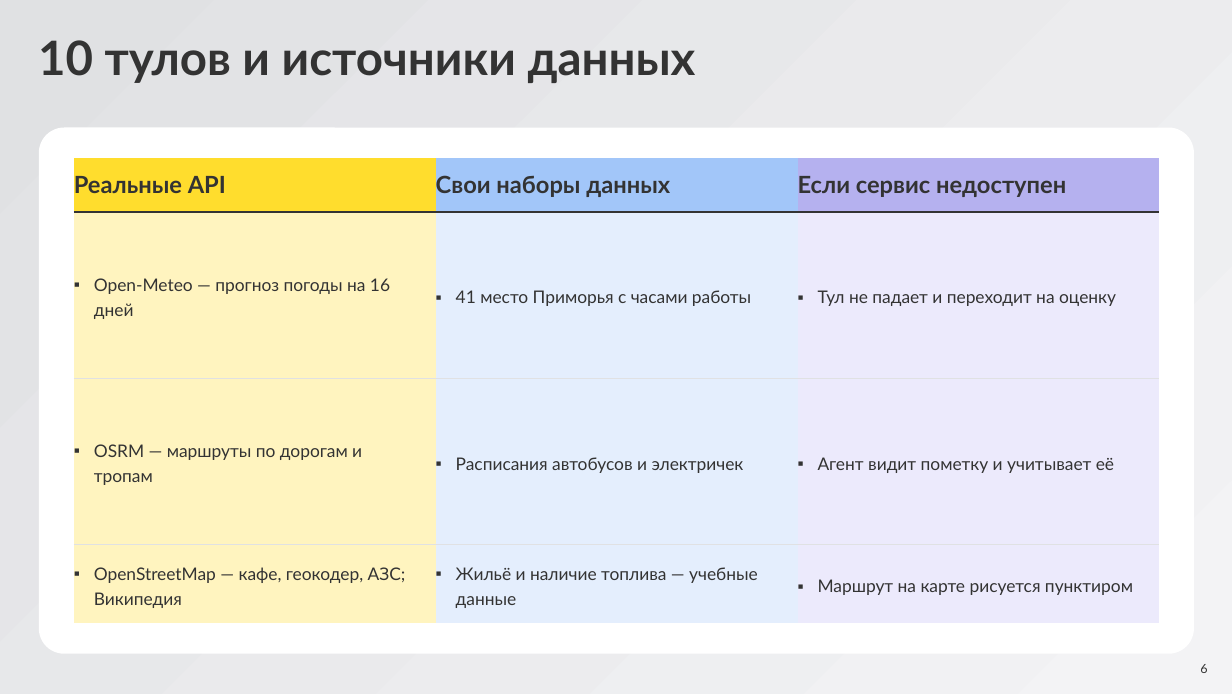
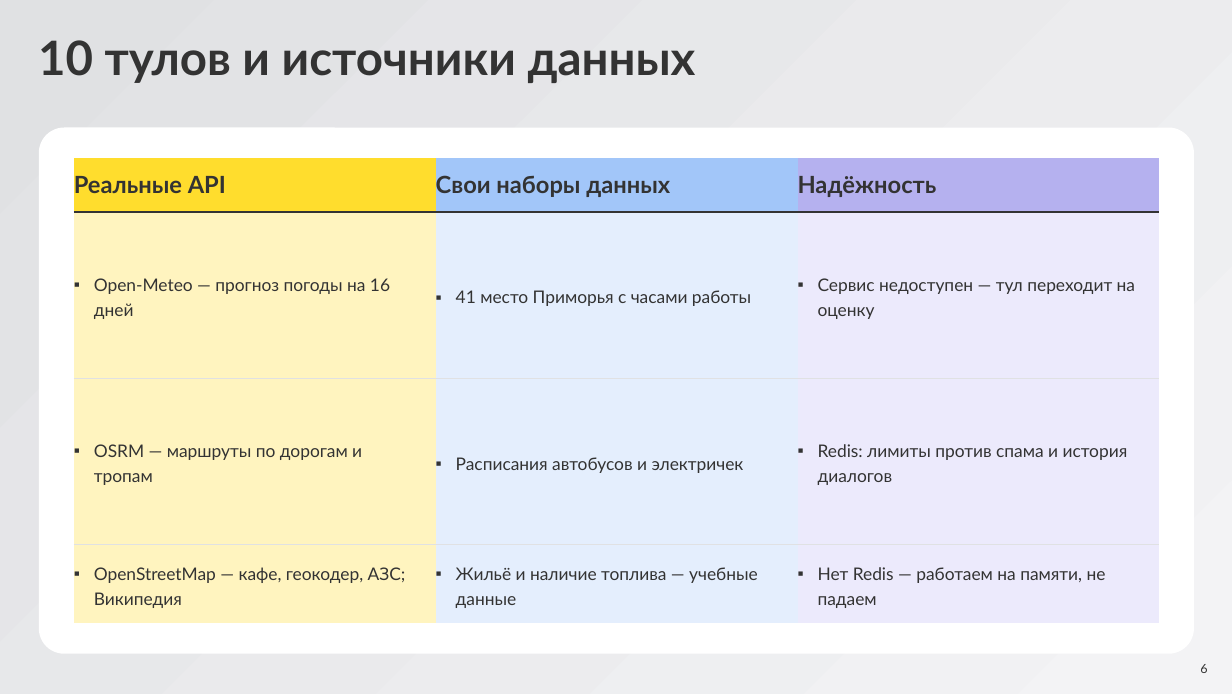
Before and after one commit to BessolitsinGleb/AI-ta, a slide deck: slide 6 of presentation/Amba_TBank.pptx. Drawn at 1232x694 pixels with LibreOffice and Linux fonts; fonts in the diff are those of the drawing. Boxes give left, top, right and bottom in pixels: in the first picture for what was removed or moved away, otherwise in the second. Text is boxed around its words. In the diff, an @@ line names an element or a change of style, - is before the commit and + after.

```diff
--- a/presentation/Amba_TBank.pptx
+++ b/presentation/Amba_TBank.pptx
@@ table at box(74, 158, 1160, 624) @@
-row 1, column 3: Если сервис недоступен
+row 1, column 3: Надёжность
-row 2, column 3: Тул не падает и переходит на оценку
+row 2, column 3: Сервис недоступен — тул переходит на оценку
-row 3, column 3: Агент видит пометку и учитывает её
+row 3, column 3: Redis: лимиты против спама и история диалогов
-row 4, column 3: Маршрут на карте рисуется пунктиром
+row 4, column 3: Нет Redis — работаем на памяти, не падаем
```
Also in this commit, not shown: 3 other slides changed, 26 other files.
